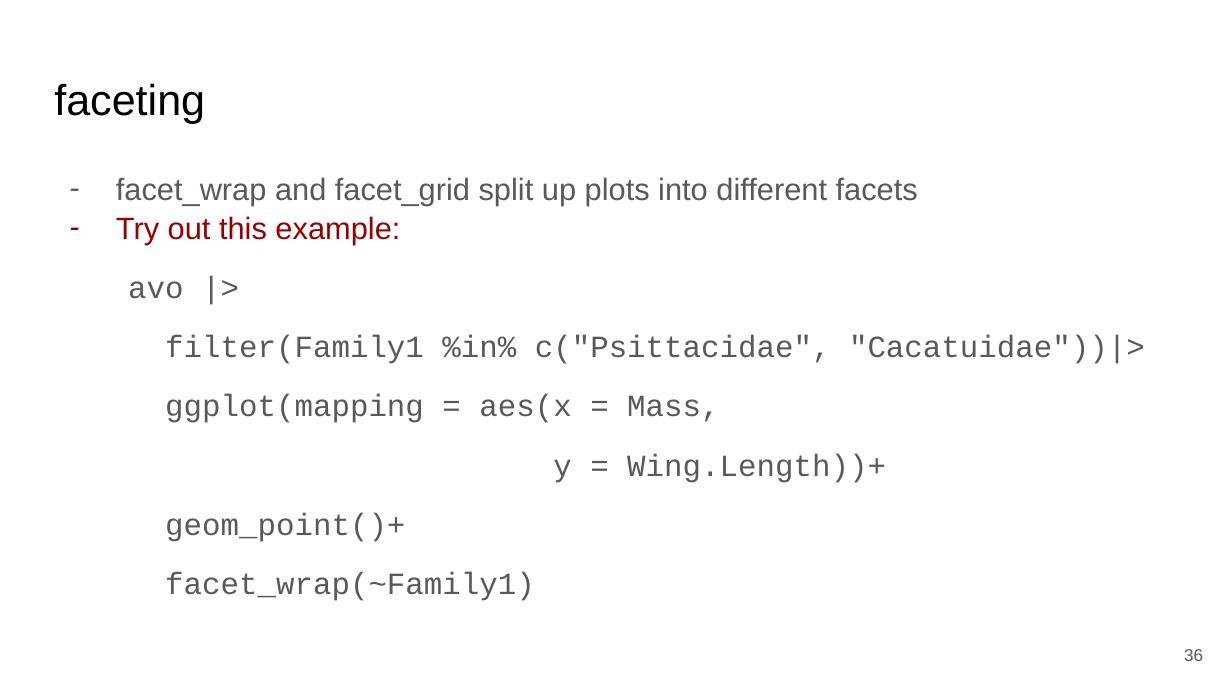
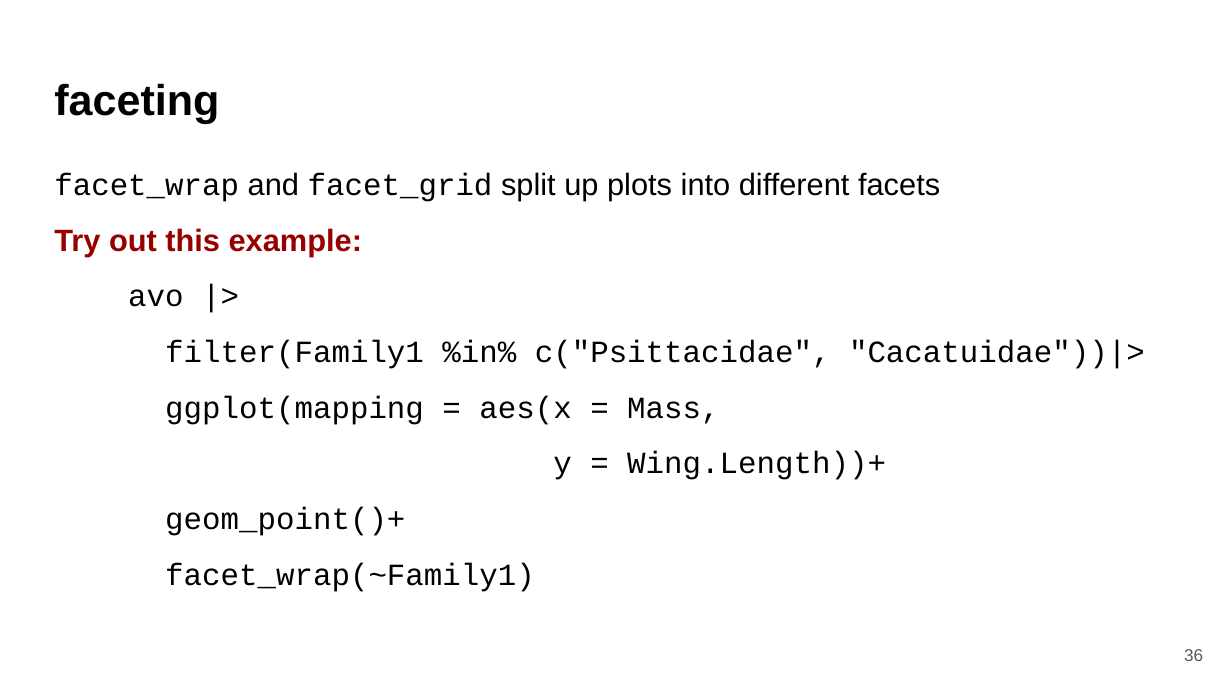
Before and after one commit to bmaitner/biometry_course, a slide deck: slide 36 of lectures/Lecture_08_ggplot.pptx. Drawn at 1232x693 pixels with LibreOffice and Linux fonts; fonts in the diff are those of the drawing. Boxes give left, top, right and bottom in pixels: in the first picture for what was removed or moved away, otherwise in the second. Text is boxed around its words. In the diff, an @@ line names an element or a change of style, - is before the commit and + after.

```diff
--- a/lectures/Lecture_08_ggplot.pptx
+++ b/lectures/Lecture_08_ggplot.pptx
@@ title "faceting" at box(54, 83, 219, 123): bold on @@
@@ text "facet_wrap and facet_grid split up ..." at box(54, 172, 1145, 592): font Arial to Courier New in "facet_wrap facet_grid"; text colour #595959 to #000000; bold on in "Try out this example:"; bullet - to none; line spacing 1.05 to 0.95; more space between paragraphs @@
```
Also in this commit, not shown: 37 other slides changed, 3 slides added, 1 slide removed, 4 other files.
